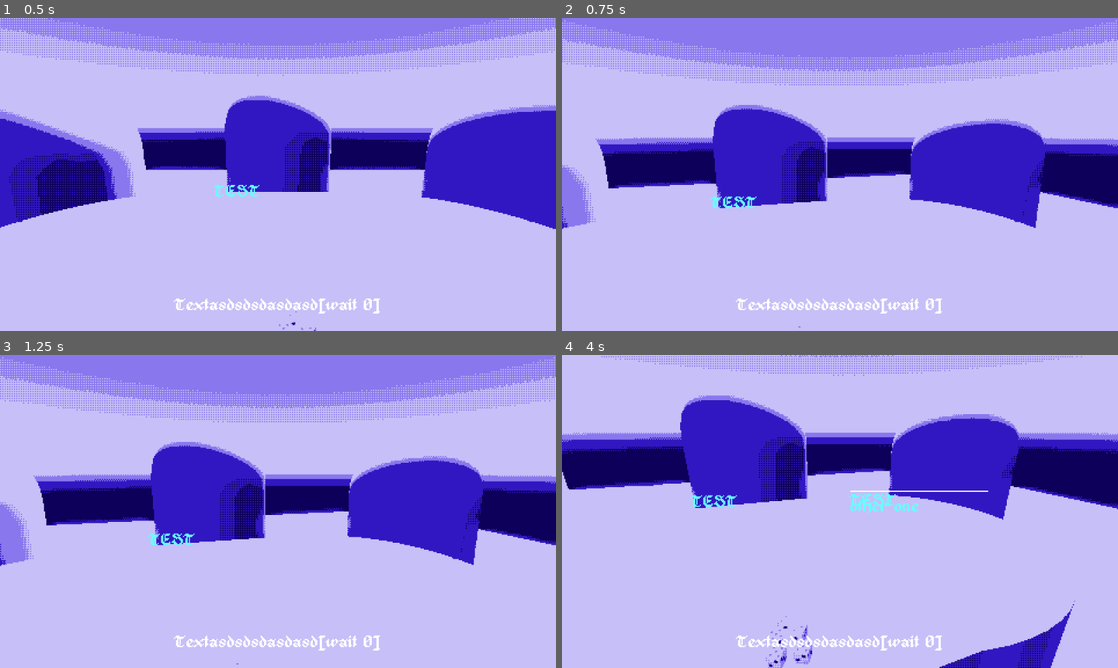
Above: before the commit, frames 1-4 (two rows, left to right).
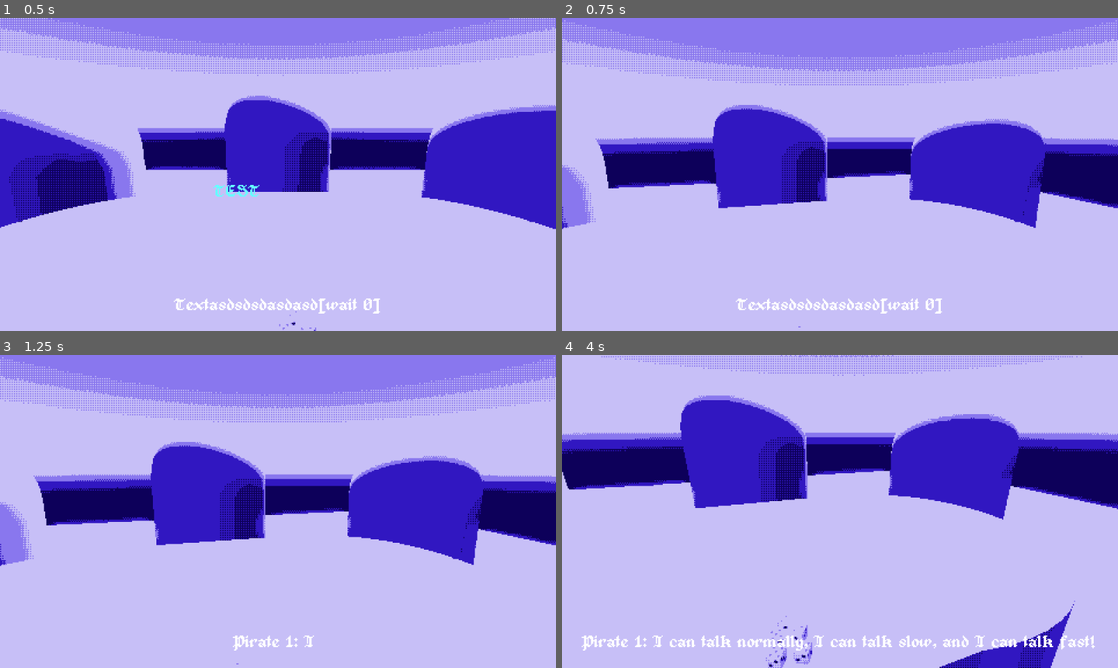
Above: after the commit, the same moments.

Repository: Merrick-McLean/GameOff13
Game: Godot game, scene res://scenes/main.tscn
Two runs of this game, one before a commit and one after it. Both use one fixed random seed, a clock stepped at 60 frames per second and the inputs below. This scene is started directly instead of the project's main scene.
Inputs (mouse positions are in pixels of both pictures, inside the frame that each line leads up to):
- Up to frame 1 (0.5 s): no input
- Up to frame 2 (0.75 s): tap Enter at 0.5 s; move the mouse to (962, 158) at 0.52 s; tap 1 (test_1) at 0.6 s
- Up to frame 3 (1.25 s): tap 2 (test_2) at 0.8 s
- Up to frame 4 (4 s): move the mouse to (728, 527) at 1.27 s; tap 2 (test_2) at 1.35, 3.05, 3.6 s; click (728, 527) at 1.55 s; tap F5 (debug_set_start_scene) at 2 s; move the mouse to (895, 442) at 2.02 s; click (895, 442) at 2.1 s; tap 1 (test_1) at 2.3, 2.85 s; move the mouse to (812, 574) at 2.77 s; tap F6 (debug_toggle_start_scene) at 3.5 s; move the mouse to (1006, 558) at 3.52 s; click (1006, 558) at 3.8 s

Frame 1 is identical in both runs. In frame 2, 0.2% of the frame differs, in the area x 26-35%, y 56-61%; in frame 3, 0.8%; in frame 4, 2.0%, in the area x 3-96%, y 43-95%.

Commit message:
basic dialogue system

Diff:
--- a/project/project.godot
+++ b/project/project.godot
@@ -133,3 +133,8 @@
 "events": [Object(InputEventKey,"resource_local_to_scene":false,"resource_name":"","device":-1,"window_id":0,"alt_press …(191 unchanged characters)…
 ]
 }
+interact={
+"deadzone": 0.5,
+"events": [Object(InputEventMouseButton,"resource_local_to_scene":false,"resource_name":"","device":-1,"window_id":0,"alt_pressed":false,"shift_pressed":false,"ctrl_pressed":false,"meta_pressed":false,"button_mask":0,"position":Vector2(0, 0),"global_position":Vector2(0, 0),"factor":1.0,"button_index":1,"canceled":false,"pressed":false,"double_click":false,"script":null)
+]
+}
--- a/project/scenes/dialogue_display.gd
+++ b/project/scenes/dialogue_display.gd
@@ -22,12 +22,14 @@
 		dialogue_options_uis.append(dialogue_options_ui)
 		dialogue_options_ui.option_chosen.connect(
 			func(index: int) -> void:
-				last_result = Dialogue.OptionsResult.new(actor, index)
+				last_result = Dialogue.OptionResult.new(actor, index)
 				option_chosen.emit(last_result)
 		)
 
 	dialogue_options_uis[Dialogue.Actor.CAPTAIN].load_options(["TEST"])
 	dialogue_options_uis[Dialogue.Actor.PIRATE_RIGHT].load_options(["TEST", "other one"])
+
+	Dialogue.display = self
 
 
 func _process(delta: float) -> void:
@@ -52,9 +54,13 @@
 			dialogue_options_ui.visible_percentage = clamp(remap(weighted_displacement, 170, 220, 1.0, 0.0), 0.0, 1.0)
 
 
-func say(new_speaker: Dialogue.Actor, unparsed_line: String) -> void:
+func say(new_speaker: Dialogue.Actor, unparsed_line: String, wait_for_continue := true) -> void:
 	subtitles.init_new_line(new_speaker, unparsed_line)
-	await subtitles.line_finished
+
+	if wait_for_continue:
+		await subtitles.line_continued
+	else:
+		await subtitles.line_finished
 
 func push_options(option_sets: Array[Dialogue.OptionSet]) -> Dialogue.OptionResult:
 	var seen_actors := ArrayUtils.filled(Dialogue.Actor.COUNT, false)
@@ -62,6 +68,7 @@
 		var actor := option_set.actor
 		assert(not seen_actors[option_set.actor], "Submitted 2 DialogueOptionSets with the same actor!")
 		dialogue_options_uis[actor].load_options(option_set.options)
+		seen_actors[actor] = true
 
 	for actor: int in range(seen_actors.size()):
 		if not seen_actors[actor]:
--- a/project/scenes/ui/dialogue_option.gd
+++ b/project/scenes/ui/dialogue_option.gd
@@ -11,7 +11,10 @@
 	set(new_value):
 		text = new_value
 		label.text = text
-
+var is_hovered := false :
+	set(new_value):
+		is_hovered = new_value
+		modulate.r = 1.0 if is_hovered else 0.4
 
 
 func _process(delta: float) -> void:
@@ -19,7 +22,7 @@
 	rect.position += hitbox_offset - (hitbox_scale - Vector2.ONE) * rect.size / 2
 	rect.size *= hitbox_scale
 
-	if rect.has_point(get_viewport_rect().get_center() / 2):
-		modulate.r = 1.0
-	else:
-		modulate.r = 0.4
+	is_hovered = rect.has_point(get_viewport_rect().get_center() / 2)
+
+	if visible and is_hovered and Input.is_action_just_pressed("interact"):
+		selected.emit()
--- a/project/scenes/ui/dialogue_options.gd
+++ b/project/scenes/ui/dialogue_options.gd
@@ -36,8 +36,8 @@
 
 	var scale = [
 		Vector2(1, 2),
-		Vector2(1, 1.2),
-		Vector2(1, 1.2),
+		Vector2(1, 1.1),
+		Vector2(1, 1.1),
 	][options.size() - 1]
 
 	vbox.add_theme_constant_override(&"separation", [
--- a/project/scenes/ui/subtitles.gd
+++ b/project/scenes/ui/subtitles.gd
@@ -2,10 +2,11 @@
 extends Control
 
 signal line_finished
+signal line_continued
 
-const DEFAULT_SPEED := 1.0
+const DEFAULT_SPEED := 30.0
 
-var regex = RegEx.new()
+var regex : RegEx
 var speed := DEFAULT_SPEED
 var line : ParsedLine :
 	set(new_value):
@@ -16,31 +17,36 @@
 		else:
 			label.text = ""
 
+var can_skip := true
+var pause_time := 0.0
 var char_index := 0.0 :
 	set(new_value):
 		char_index = new_value
-		label.visible_characters = floor(char_index)
+		label.visible_characters = floor(max(char_index, 0.0))
 
 var current_speaker : Dialogue.Actor
 
 @onready var label : RichTextLabel = $Label
 
 func _ready() -> void:
-	regex.compile("(\\[set [_a-zA-Z]\\w*=\\w+\\])|(\\[call [_a-zA-Z]\\w*])")
+	regex = RegEx.new()
+	#regex.compile("(\\[set [_a-zA-Z]\\w*=[\\w\\.]+\\])|(\\[call [_a-zA-Z]\\w*])")
+	regex.compile("\\[.*?\\]")
 
 
 func init_new_line(new_speaker: Dialogue.Actor, unparsed_line: String) -> void:
 	current_speaker = new_speaker
+	speed = DEFAULT_SPEED
+	char_index = -1.0
+	can_skip = true
 	line = parse_line(unparsed_line)
-	speed = DEFAULT_SPEED
 
 func parse_line(new_line: String) -> ParsedLine:
-	var regex = RegEx.new()
 	var commands := {}
 
-	var regex_matches := regex.search_all(new_line)
 
 	var offset := 0
+	var untrimmed_amount := 0
 	while true:
 		var regex_match := regex.search(new_line, offset)
 
@@ -48,11 +54,10 @@
 			break
 
 		var letter_index := regex_match.get_start()
-		offset = regex_match.get_start()
+		offset = regex_match.get_end()
 
 
-		if not letter_index in commands:
-			commands[letter_index] = []
+
 
 		var command : String = regex_match.get_string()
 		command = command.rstrip("]").lstrip("[")
@@ -60,18 +65,26 @@
 		var function_parts := command.split(" ")
 
 		if function_parts.size() != 2:
+			untrimmed_amount += regex_match.get_string().length()
 			continue
 
 		# trim
 		new_line = new_line.erase(regex_match.get_start(), regex_match.get_string().length())
+		offset = regex_match.get_start()
+
 		var function_type := function_parts[0]
-		var function_arguments := function_parts[1]
+
+
+		var command_index := letter_index - untrimmed_amount
+		if not command_index in commands:
+			commands[command_index] = []
 
 		match function_type:
 			"set":
+				var function_arguments := function_parts[1]
 				var parts := function_arguments.split("=")
 				var variable_name := parts[0]
-				var value_name := parts[0]
+				var value_name := parts[1]
 				var current_variable_value = get(variable_name)
 				var value : Variant = value_name
 
@@ -84,10 +97,12 @@
 				else:
 					push_error("Variable type is not supported in dialogue setter")
 
-				commands[letter_index].append(func() -> void: set(variable_name, value))
+				commands[command_index].append(func() -> void: set(variable_name, value))
 			"call":
-				var method_name := function_arguments
-				commands[letter_index].append(func() -> void: call(method_name))
+				var method_name := function_parts[1]
+				commands[command_index].append(func() -> void: call(method_name))
+			"unskippable":
+				can_skip = false
 
 	var parsed_line := ParsedLine.new()
 	parsed_line.text = new_line
@@ -96,9 +111,24 @@
 	return parsed_line
 
 
+func skip_to_end() -> void:
+	char_index = INF
+
+
 func _process(delta: float) -> void:
-	if line and not at_end_of_line():
-		talk(delta)
+	if line:
+		if not at_end_of_line():
+			if can_skip and Input.is_action_just_pressed(&"interact"):
+				skip_to_end()
+			elif pause_time <= 0.0:
+				talk(delta)
+			else:
+				pause_time = max(pause_time - delta, 0.0)
+		else:
+			if Input.is_action_just_pressed(&"interact"):
+				line_continued.emit()
+
+
 
 
 func talk(delta: float) -> void:
@@ -108,7 +138,7 @@
 	char_index += speed * delta
 	var char_i : int = floor(char_index)
 
-	for i in range(old_char_i, char_i):
+	for i in range(old_char_i + 1, char_i + 1):
 		for command: Callable in line.commands.get(i, []):
 			command.call()
 
@@ -116,7 +146,7 @@
 		line_finished.emit()
 
 func at_end_of_line() -> bool:
-	return label.visible_ratio >= 1.0
+	return label.visible_ratio >= 1.0 or label.visible_characters <= -1
 
 
 
--- a/project/singletons/dialogue.gd
+++ b/project/singletons/dialogue.gd
@@ -12,17 +12,30 @@
 	COUNT,
 }
 
-
+func _process(delta: float) -> void:
+	if Debug.is_just_pressed(&"test_1"):
+		var result := await display.push_options([OptionSet.new(Actor.PIRATE_LEFT, ["Option 1", "Option 2", "Option 3"])])
+		print(result.actor)
+		print(result.index)
+	if Debug.is_just_pressed(&"test_2"):
+		display.push_options([])
+		await display.say(Actor.PIRATE_LEFT, "[center]Pirate 1: I can talk normally,[set speed=5] I can talk slow,[set speed=200] and I can talk fast![/center]")
+		await display.say(Actor.PIRATE_LEFT, "[center]Pirate 1: I can also pause,[set pause_time=0.9] dramatically[set pause_time=2][set speed=5]...")
+		await display.say(Actor.PIRATE_LEFT, "[center]Pirate 1: Anyway what do you think lad? Is that cool or what?[/center]", false)
+		var result := await display.push_options([OptionSet.new(Actor.PIRATE_LEFT, ["Yes. Super Cool", "No..."])])
+		match result.index:
+			0: await display.say(Actor.PIRATE_LEFT, "[center]That's the [wave amp=20.0 freq=5.0 connected=1]spirit[/wave]![/center]")
+			1: await display.say(Actor.PIRATE_LEFT, "[center]Fuck you.[/center]")
 
 func dialogue() -> void:
 	assert(display)
-	await display.say(Dialogue.Actor.PIRATE_LEFT, "Hello there sir, how are you?")
+	await display.say(Actor.PIRATE_LEFT, "Hello there sir, how are you?")
 
 class OptionSet:
-	var actor : Dialogue.Actor
+	var actor : Actor
 	var options : Array
 
-	func _init(p_actor: Dialogue.Actor, p_options: Array) -> void:
+	func _init(p_actor: Actor, p_options: Array) -> void:
 		actor = p_actor
 		assert(options.size() <= MAX_OPTIONS)
 		options = p_options
